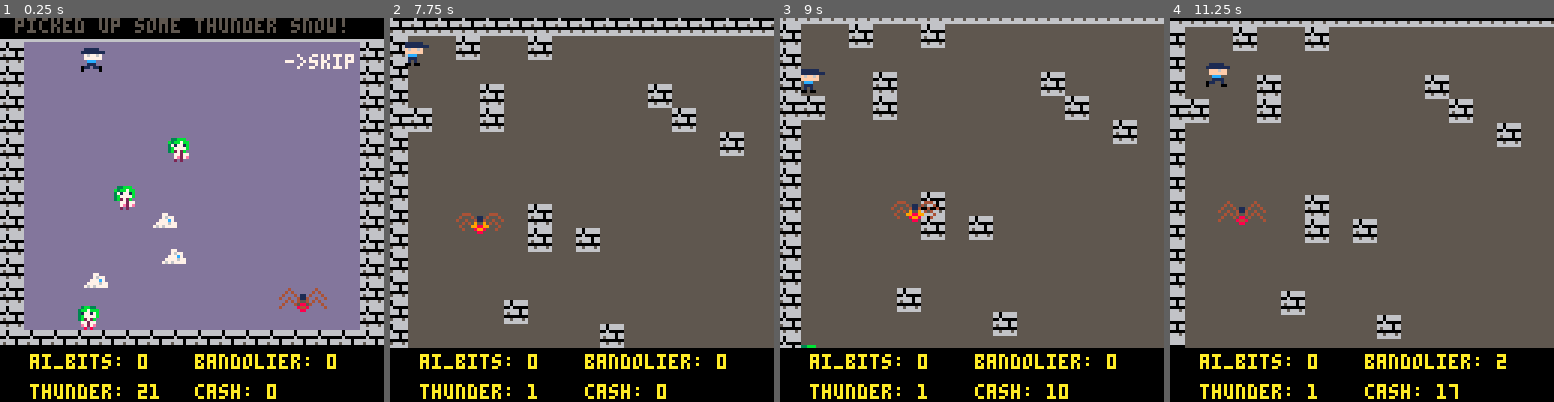
Above: before the commit, frames 1-4 (left to right).
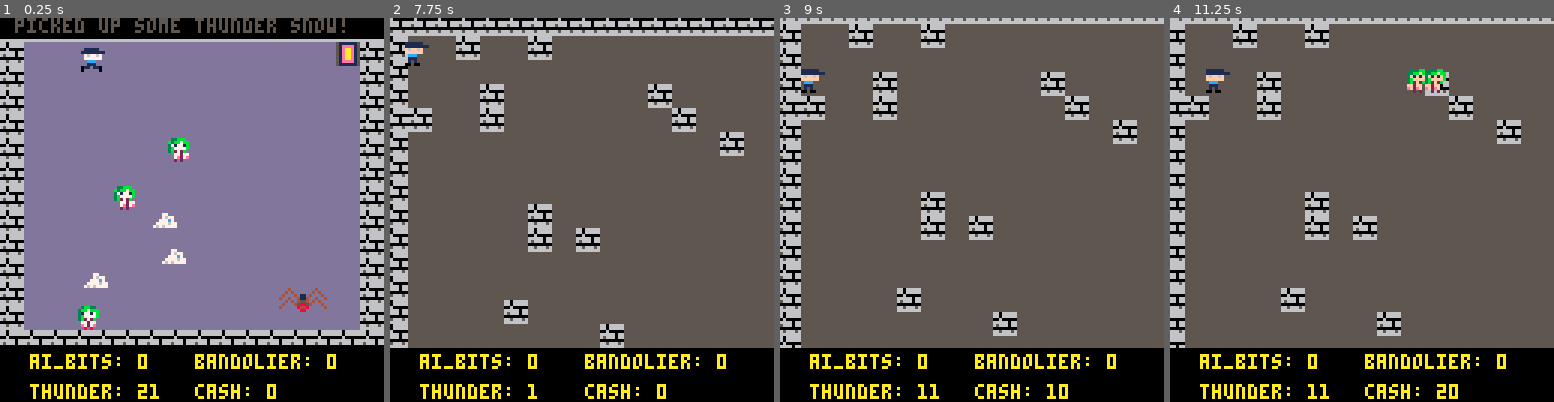
Above: after the commit, the same moments.

Repository: dfirebaugh/j46k
Game: PICO-8 cartridge j46k.p8
The game is run twice, just before and just after one commit, with the same random seed, the same clock (stepped at 60 frames per second) and the same inputs.
Inputs:
- Up to frame 1 (0.25 s): no input
- Up to frame 2 (7.75 s): tap O (Z key) at 0.7, 1.7, 2.1, 2.5, 2.9, 3.3, 3.7, 4.1, 4.5, 4.9, 5.3, 5.7, 6.1, 6.5, 6.9, 7.3, 7.7 s; hold Right 1.6-2.1 s; hold Up 2.15-2.42 s; hold Right 2.47-3.03 s; hold Left 3.08-3.58 s; hold Down 3.63-3.97 s; hold Right 4.02-4.68 s; hold Up 4.73-5.03 s; hold Left 5.08-5.68 s; hold Down 5.73-6.03 s; hold Right 6.08-6.58 s; hold Right 6.63-7.13 s; hold Up 7.18-7.45 s; hold Right from 7.5 s (still down)
- Up to frame 3 (9 s): release Right at 8.07 s; tap O (Z key) at 8.1, 8.5, 8.9 s; hold Left 8.12-8.62 s; hold Down from 8.67 s (still down)
- Up to frame 4 (11.25 s): release Down at 9 s; hold Right 9.05-9.72 s; tap O (Z key) every 0.4 s from 9.3 to 10.9 s; hold Up 9.77-10.07 s; hold Left 10.12-10.72 s; hold Down 10.77-11.07 s; hold Right from 11.12 s (still down)

The runs differ from the first frame. In frame 1, 0.6% of the frame differs, in the area x 74-94%, y 6-14%; in frame 2, 0.3%; in frame 3, 0.3%; in frame 4, 7.8%, in the area x 0-100%, y 0-100%.

Commit message:
- removing "generated" level - fixing aibits not showing up

Diff:
--- a/j46k.p8
+++ b/j46k.p8
@@ -21,10 +21,11 @@
 sfx_enabled=0
 
 -- spawn chances
+--   note: adding too many assests will cause lag
 lady_spawn_number = 3
-spidy_spawn_number = 2
+spidy_spawn_number = 5
 tsnow_spawn_number = 8
-aibit_spawn_number = 15
+aibit_spawn_number = 3
 
 -- sprites
 tsnow_sprite = 32
@@ -72,8 +73,6 @@
 play_intro_level = 1
 setup_open_level = 2
 play_open_level = 3
-setup_generated_level = 4
-play_generated_level = 5
 
 -- game state:
 game_state = setup_intro_level
@@ -136,11 +135,6 @@
   elseif (game_state == play_open_level) then
     pal(13, 5)
     standard_update()
-  -- elseif (game_state == setup_generated_level) then
-  --   advance_game_state()
-  --   init_generated_level()
-  -- elseif(game_state == play_generated_level) then
-  --   standard_update()
   elseif (game_state == play_open_level+1) then
     game_state = setup_open_level
   end
@@ -163,12 +157,8 @@
 
     map(0, 0, 0, 0, 16, 16)
 
-    print("->skip", 95, 12, 7)
+    -- print("->skip", 95, 12, 7)
   elseif (game_state == play_open_level) then
-    camera(cam_x^1.5, cam_y^1.5)
-
-    map(0, 0, 0, 0, 128, 128)
-  elseif (game_state == play_generated_level) then
     camera(cam_x^1.5, cam_y^1.5)
 
     map(0, 0, 0, 0, 128, 128)
@@ -188,7 +178,6 @@
   if (debug == 0) return
 
   print("floors: "..count(floors), 0, 90, 7)
-  print("iterations: "..iterations, 0, 100, 7)
 
   -- log jon's coordinates
   print("x "..jon.x,0,120,7)
@@ -224,6 +213,7 @@
   place_tsnow(5, 10)
   place_tsnow(5, 11)
   place_spidy(10, 12)
+  mset(14, 1, portal_sprite)
 end
 
 function init_open_level()
@@ -255,36 +245,8 @@
   mset(2, 3, floor)
 
   init_player()
-
-  for i = 0, 3 do
-    insert_actor(lady_id)
-  end
-
-  for i = 0, 6 do
-    insert_actor(tsnow_id)
-  end
-
-  for i = 0, 10 do
-    insert_actor(spidy_id)
-  end
-
-  insert_portal()
-
-end
-
-function init_generated_level()
-  -- fill the map with walls
-  fillmap()
-  dig(startx, starty)
-
-  -- set start position
-  mset(startx,starty,floor)
-  mset(startx+1, starty, floor)
-  mset(startx, starty+1, floor)
-  mset(startx+1, starty+1, floor)
-
   init_actors()
-  init_player()
+
   insert_portal()
 end
 
@@ -538,7 +500,7 @@
 function place_spidy(x, y)
   spidy = make_actor(x, y)
   spidy.spritesize = 2
-  spidy.spr = 36
+  spidy.spr = spidy_sprite
   spidy.name = "spidy"
   spidy.health = spidy_health
   spidy.actor_id = spidy_id
@@ -546,7 +508,7 @@
 
 function place_aibit(x, y)
   aibit = make_actor(x, y)
-  aibit.spr = 20
+  aibit.spr = aibit_sprite
   aibit.actor_id = aibit_id
 end
 
@@ -873,100 +835,6 @@
 end
 -->8
 -- generate map
-iterations=0
-floorcount=0
-
-function fillmap()
- for i=0,mapsize do
-  for j=0, mapsize do
-    mset(i,j,wall)
-  end
- end
-end
-
--- keep track of which tiles we've placed floors in
-floors = {}
-additional_direction_tries = 0
-
--- picks a random direction and
---   returns a new position {x, y}
---   returns false if no good options in adjacent cells
-function newdirection(x, y)
-  local inc = 1
-
-  local possibledirections = {
-    {x = x+inc, y = y}, -- right
-    {x = x-inc, y = y}, -- left
-    {x = x, y = y-inc}, -- up
-    {x = x, y = y+inc}, -- down
-  }
-
--- log_floors()
-  local rnddir= flr(rnd(count(possibledirections))+1)
-
-  -- for j=0, additional_perimeter_checks do
-    -- try all 4 possible directions
-    for i=0, count(possibledirections) do
-      local rdir = ((rnddir + i) % count(possibledirections))+1
-
-      -- check to make sure we haven't already placed a floor here.
-      if(floors[possibledirections[rdir].x..", "..possibledirections[rdir].y] == nil) then
-        if(is_within_map(
-            possibledirections[rdir].x,
-            possibledirections[rdir].y) and
-            possibledirections[rdir] != floor) then
-          floors[possibledirections[rdir].x..", "..possibledirections[rdir].y] = true
-          log(" x: "..possibledirections[rdir].x.." y: "..possibledirections[rdir].y)
-          return possibledirections[rdir].x,possibledirections[rdir].y
-        end
-      end
-    end
-  --   inc += 1
-  -- end
-
-  -- we still don't have a route here...
-  --   let's find one
-    next_x, next_y = false, false
-    if (additional_direction_tries < additional_direction_tries_max) then
-      additional_direction_tries += 1
-      next_x, next_y = newdirection(toward_center(x, y))
-    end
-  -- if we don't get a good option return false
-  return next_x, next_y
-end
-
--- dig takes a position and based on that it will
---   place floors instead of walls
-function dig(x, y)
-  additional_direction_tries = 0 -- reset additional_direction_tries
-  local next_x, next_y = newdirection(x, y)
-  if (next_x == false or next_y == false) then
-    log("no option")
-    return
-  end
-
-  local nexttile = mget(next_x, next_y)
-
-  iterations += 1
-  -- base condition: if floor
-  --  count is greater than
-  --  predetermined set value,
-  --  break the loop
-  if (iterations == dig_iteration_limit) then
-    return
-  else -- else dig out a floor
-    floorcount += 1 -- keep a count of how many floor tiles we've placed
-    mset(next_x, next_y, floor) -- set a floor tile
-    dig(next_x, next_y)
-  end
-end
-
-function toward_center(x, y)
-  local new_x = (x > (mapsize / 2)) and x - 1 or x + 1
-  local new_y = (y > (mapsize / 2)) and y - 1 or y + 1
-  log("next: x:"..new_x.." y: ".. new_y)
-  return new_x, new_y
-end
 
 function is_within_map(x, y)
   if (y == 0) return false
@@ -980,25 +848,6 @@
   return true
 end
 
--- check_neighbors looks at the
---   neigboring tiles around a tile
---   to see if they are floor tiles
---
---   returns true if all neighbors are floors
-function check_neighbors(x, y)
-  local neighbors = {
-    {x = x + 1, y = y}, -- right
-    {x = x - 1, y = y}, -- left
-    {x = x, y = y - 1}, -- up
-    {x = x, y = y + 1}, -- down
-  }
-
-  for i = 1, count(neighbors) do
-    if (mget(neighbors[i].x, neighbors[i].y) == wall) return false
-  end
-
-  return true
-end
 
 __gfx__
 111111ddd11111ddd11111dd111111dd00000000000000000000000066066666dddddddddddddddd511111150000000000000000000000000000000000000000
@@ -1017,9 +866,9 @@
 dd888ddddd888ddddd888ddd00000000bbbbbbbbbbbbbbbbbbbbbbbb000000000000000000000000000000000000000000000000000000000000000000000000
 ddd8ddddddd8ddddddd8dddd00000000606060606060606060606060000000000000000000000000000000000000000000000000000000000000000000000000
 dddddddddddddddddddddddd00000000000000000000000000000000000000000000000000000000000000000000000000000000000000000000000000000000
-dddddddddddddddddddddddd000000000004000000004ddd00000000000000000000000000000000000000000000000000000000000000000000000000000000
-dddddddddddddddddddddddd0000000000404000000404dd00444000000444000000000000000000000000000000000000000000000000000000000000000000
-dddddddddddddddddddddddd00000000040004011040004d04000401104000400000000000000000000000000000000000000000000000000000000000000000
+dddddddddddddddddddddddd00000000000400000000400000000000000000000000000000000000000000000000000000000000000000000000000000000000
+dddddddddddddddddddddddd00000000004040000004040000444000000444000000000000000000000000000000000000000000000000000000000000000000
+dddddddddddddddddddddddd00000000040004011040004004000401104000400000000000000000000000000000000000000000000000000000000000000000
 ddd77dddddd77dddddd77ddd00000000400400411400400440040041140040040000000000000000000000000000000000000000000000000000000000000000
 ddd7677dddd7677dddd7677d00000000004040455404040000404095590404000000000000000000000000000000000000000000000000000000000000000000
 dd77777ddd777c7ddd77777d00000000040004588540004004000998899000400000000000000000000000000000000000000000000000000000000000000000
